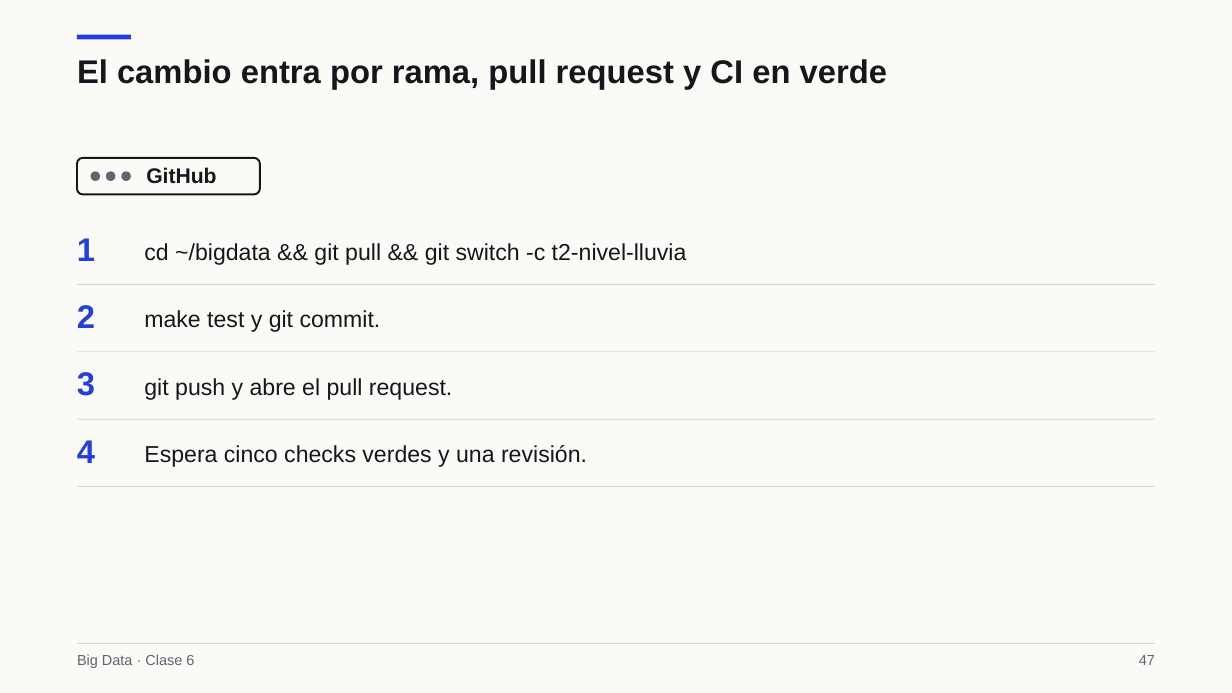
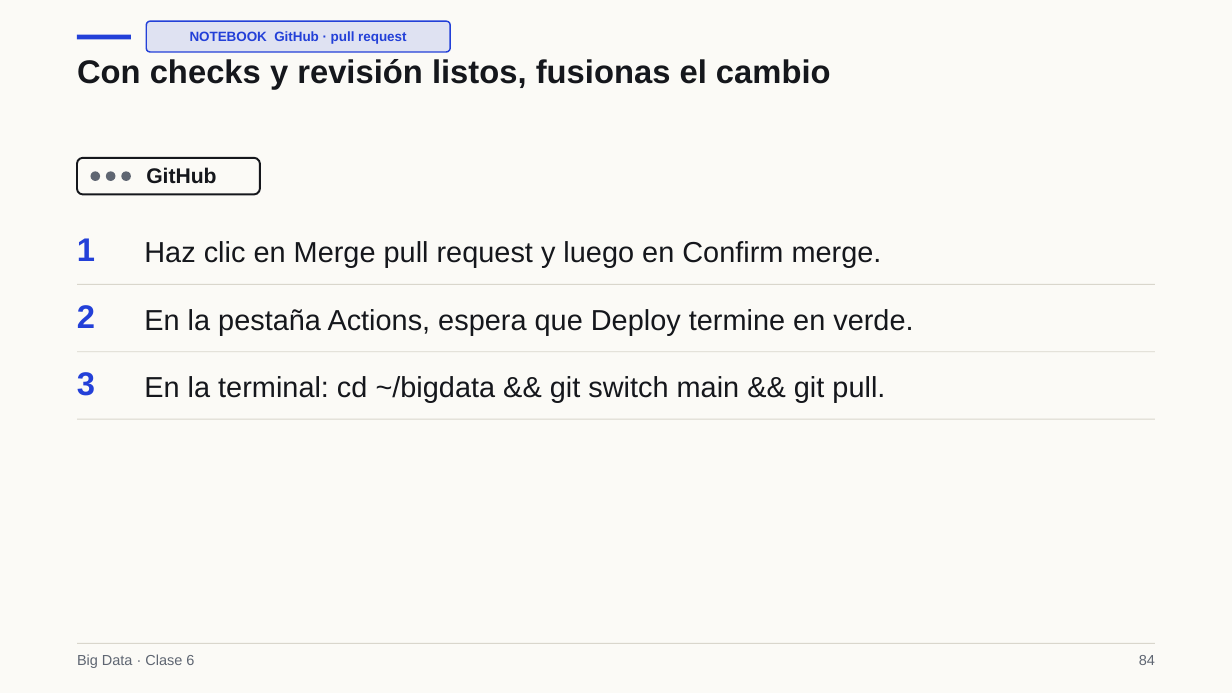
Before and after one commit to Apaezc/bigdata-udem-2026, a slide deck: slide 84 of curso/clase06/deck/slides.pptx (slide 47 before the commit). Drawn at 1232x693 pixels with LibreOffice and Linux fonts; fonts in the diff are those of the drawing. Boxes give left, top, right and bottom in pixels: in the first picture for what was removed or moved away, otherwise in the second. Text is boxed around its words. In the diff, an @@ line names an element or a change of style, - is before the commit and + after.

```diff
--- a/curso/clase06/deck/slides.pptx
+++ b/curso/clase06/deck/slides.pptx
@@ rounded rectangle added at (146,21,450,52), fill #DFE2F2, outline #2340D8 1.12 pt @@
@@ text at (77,59,831,90): text changed @@
-El cambio entra por rama, pull request y CI en verde
+Con checks y revisión listos, fusionas el cambio
@@ text added at (190,31,406,44), 10.5 pt, text #2340D8, bold @@
+NOTEBOOK GitHub · pull request
@@ text at (144,241,882,268): text changed; size 18 to 22.5 pt @@
-cd ~/bigdata && git pull && git switch -c t2-nivel-lluvia
+Haz clic en Merge pull request y luego en Confirm merge.
@@ text at (144,309,913,335): text changed; size 18 to 22.5 pt @@
-make test y git commit.
+En la pestaña Actions, espera que Deploy termine en verde.
@@ text at (144,376,885,402): text changed; size 18 to 22.5 pt @@
-git push y abre el pull request.
+En la terminal: cd ~/bigdata && git switch main && git pull.
@@ text removed at (77,440,95,463) @@
-4
@@ text removed at (144,445,587,467) @@
-Espera cinco checks verdes y una revisión.
@@ rectangle removed at (77,486,1155,487) @@
@@ text at (1139,655,1155,665): text changed @@
-47
+84
```
Also in this commit, not shown: 39 other slides changed, 41 slides added, 3 slides removed, 5 other files.
